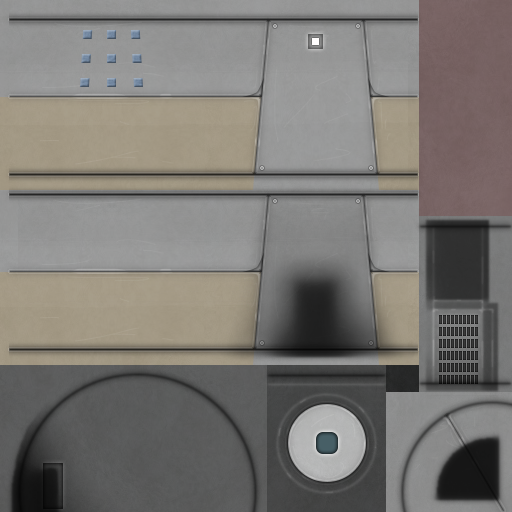
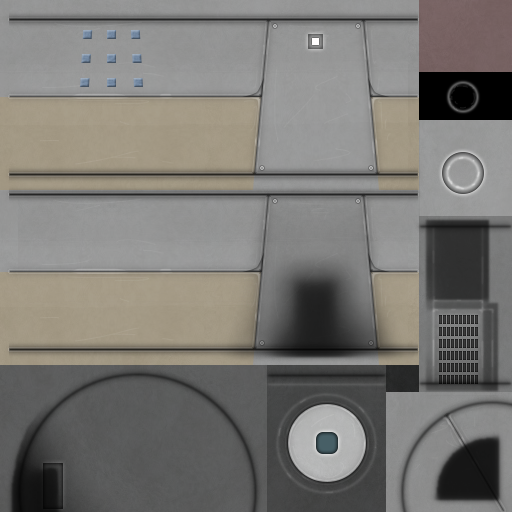
Layered file, before and after one edit (512 × 512). Changes by layer:
added group "glass" with 2 layers above "window" over 445, 79, 481, 115
added layer "glass 2" (10%) in group "glass" over 449, 84, 476, 111
added layer "glass 1" in group "glass" over 445, 79, 481, 115
added group "window" (1st of 2) with 3 layers above "baked ao 2" over 444, 154, 482, 192
added layer "whigh2" (40%) in group "window" over 446, 156, 481, 191
added layer "whigh1" in group "window" over 444, 154, 482, 192
painted on "wear" over 419, 72, 512, 120
painted on "b" over 419, 72, 512, 216
